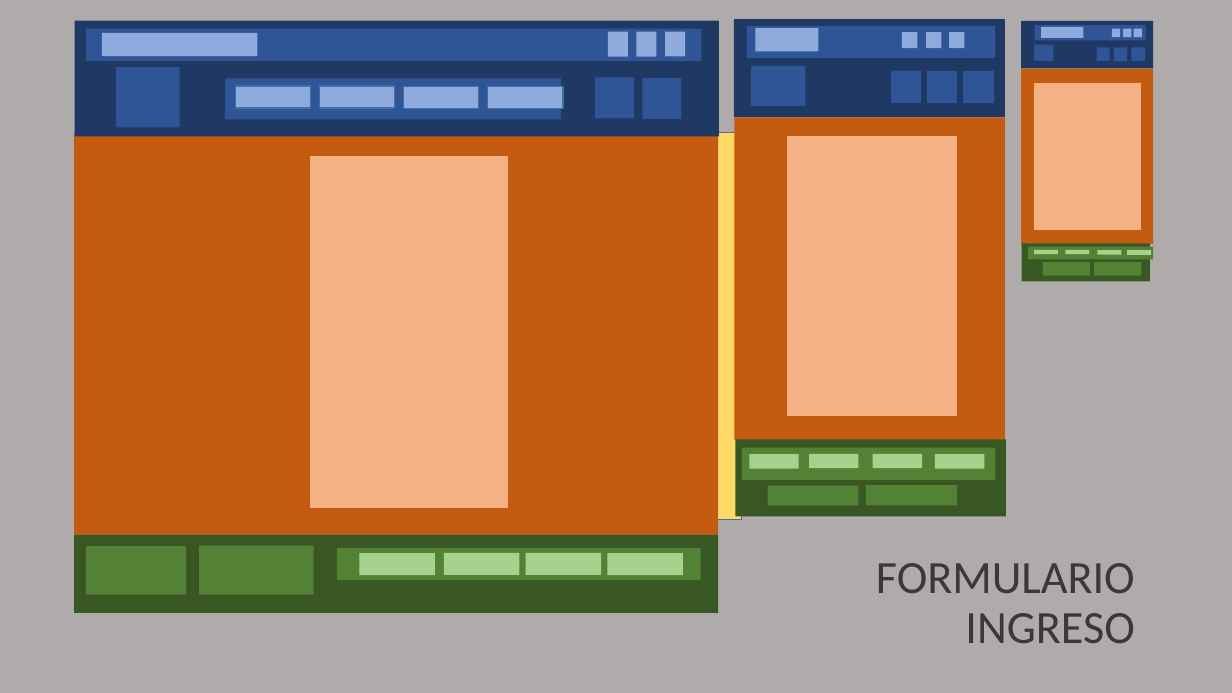
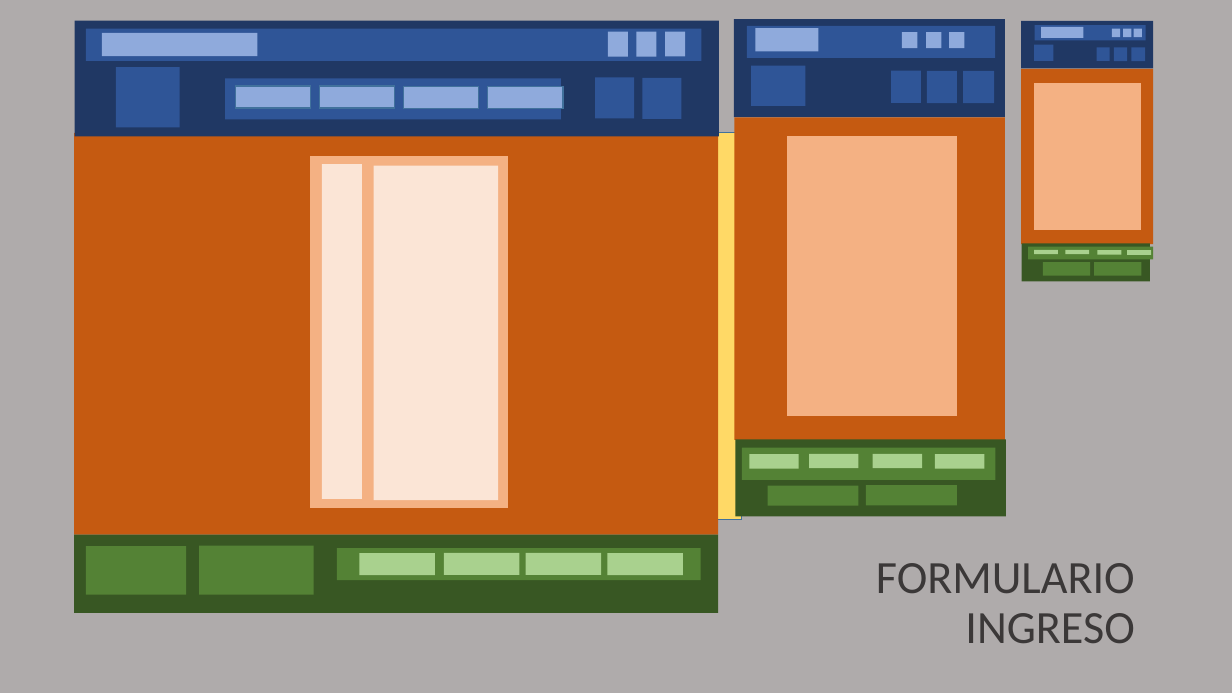
Before and after one commit to xiomaraOcampo/VisteteDePoder, a slide deck: slide 12 of diseño/wireframe CAJAS.ppt. Drawn at 1232x693 pixels with LibreOffice and Linux fonts; fonts in the diff are those of the drawing; background and template pictures are left out. Boxes give left, top, right and bottom in pixels: in the first picture for what was removed or moved away, otherwise in the second. Text is boxed around its words. In the diff, an @@ line names an element or a change of style, - is before the commit and + after.

```diff
--- a/diseño/wireframe CAJAS.ppt
+++ b/diseño/wireframe CAJAS.ppt
@@ rectangle added at (321,164,361,499), fill #FBE5D6 @@
@@ rectangle added at (373,165,498,500), fill #FBE5D6 @@
```
Also in this commit, not shown: 1 other slide changed, 5 other files.
